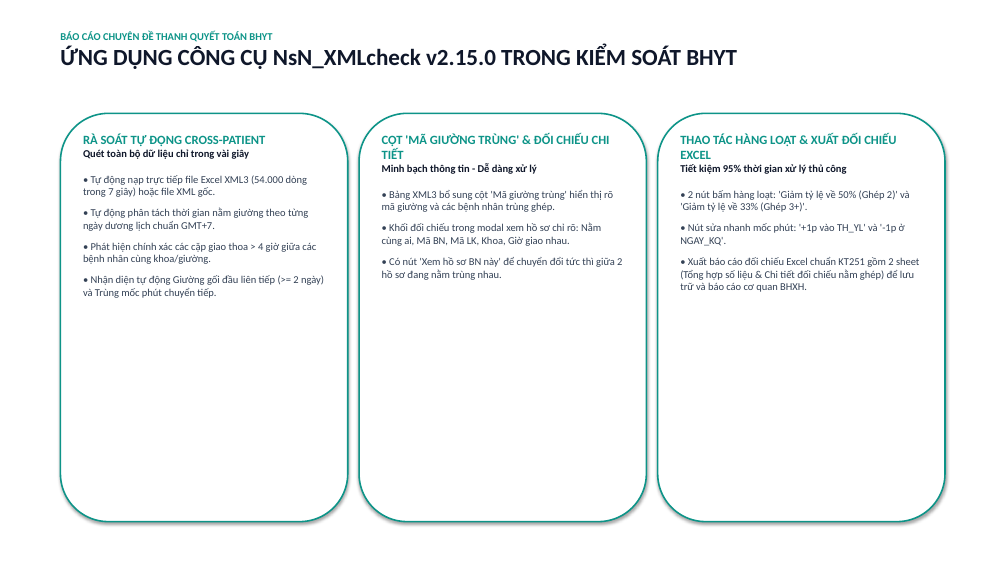
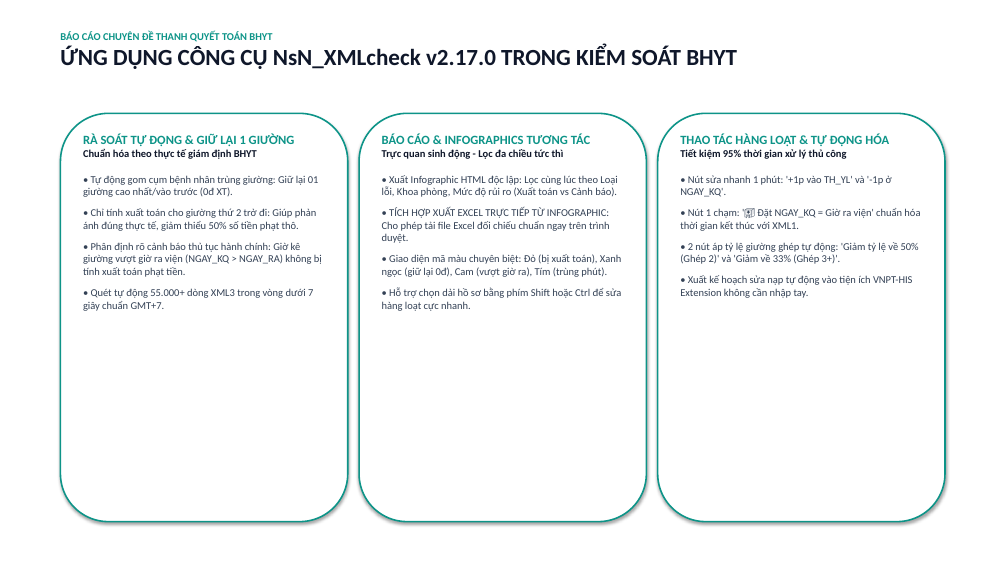
Before and after one commit to Nsnnam/xml3-duration-checker, a slide deck: slide 9 of SLIDE_BAO_CAO_GIUONG_GHEP_VA_TIEN_GIUONG_LANH_DAO.pptx. Drawn at 1008x567 pixels with LibreOffice and Linux fonts; fonts in the diff are those of the drawing. Boxes give left, top, right and bottom in pixels: in the first picture for what was removed or moved away, otherwise in the second. Text is boxed around its words. In the diff, an @@ line names an element or a change of style, - is before the commit and + after.

Commit message:
feat(v2.17.0): refine KT251 bed audit logic (retain highest bed 0d, procedural discharge warning), enhance infographic multi-filter & direct excel export

```diff
--- a/SLIDE_BAO_CAO_GIUONG_GHEP_VA_TIEN_GIUONG_LANH_DAO.pptx
+++ b/SLIDE_BAO_CAO_GIUONG_GHEP_VA_TIEN_GIUONG_LANH_DAO.pptx
@@ text at [60, 46, 737, 69]: text changed @@
-ỨNG DỤNG CÔNG CỤ NsN_XMLcheck v2.15.0 TRONG KIỂM SOÁT BHYT
+ỨNG DỤNG CÔNG CỤ NsN_XMLcheck v2.17.0 TRONG KIỂM SOÁT BHYT
@@ text at [83, 134, 322, 311]: text changed @@
-RÀ SOÁT TỰ ĐỘNG CROSS-PATIENT
-Quét toàn bộ dữ liệu chỉ trong vài giây
-• Tự động nạp trực tiếp file Excel XML3 (54.000 dòng trong 7 giây) hoặc file XML gốc.
-• Tự động phân tách thời gian nằm giường theo từng ngày dương lịch chuẩn GMT+7.
-• Phát hiện chính xác các cặp giao thoa > 4 giờ giữa các bệnh nhân cùng khoa/giường.
-• Nhận diện tự động Giường gối đầu liên tiếp (>= 2 ngày) và Trùng mốc phút chuyển tiếp.
+RÀ SOÁT TỰ ĐỘNG & GIỮ LẠI 1 GIƯỜNG
+Chuẩn hóa theo thực tế giám định BHYT
+• Tự động gom cụm bệnh nhân trùng giường: Giữ lại 01 giường cao nhất/vào trước (0đ XT).
+• Chỉ tính xuất toán cho giường thứ 2 trở đi: Giúp phản ánh đúng thực tế, giảm thiểu 50% số tiền phạt thô.
+• Phân định rõ cảnh báo thủ tục hành chính: Giờ kê giường vượt giờ ra viện (NGAY_KQ > NGAY_RA) không bị tính xuất toán phạt tiền.
+• Quét tự động 55.000+ dòng XML3 trong vòng dưới 7 giây chuẩn GMT+7.
@@ text at [382, 134, 621, 311]: text changed @@
-CỘT 'MÃ GIƯỜNG TRÙNG' & ĐỐI CHIẾU CHI TIẾT
-Minh bạch thông tin - Dễ dàng xử lý
-• Bảng XML3 bổ sung cột 'Mã giường trùng' hiển thị rõ mã giường và các bệnh nhân trùng ghép.
-• Khối đối chiếu trong modal xem hồ sơ chỉ rõ: Nằm cùng ai, Mã BN, Mã LK, Khoa, Giờ giao nhau.
-• Có nút 'Xem hồ sơ BN này' để chuyển đổi tức thì giữa 2 hồ sơ đang nằm trùng nhau.
+BÁO CÁO & INFOGRAPHICS TƯƠNG TÁC
+Trực quan sinh động - Lọc đa chiều tức thì
+• Xuất Infographic HTML độc lập: Lọc cùng lúc theo Loại lỗi, Khoa phòng, Mức độ rủi ro (Xuất toán vs Cảnh báo).
+• TÍCH HỢP XUẤT EXCEL TRỰC TIẾP TỪ INFOGRAPHIC: Cho phép tải file Excel đối chiếu chuẩn ngay trên trình duyệt.
+• Giao diện mã màu chuyên biệt: Đỏ (bị xuất toán), Xanh ngọc (giữ lại 0đ), Cam (vượt giờ ra), Tím (trùng phút).
+• Hỗ trợ chọn dải hồ sơ bằng phím Shift hoặc Ctrl để sửa hàng loạt cực nhanh.
@@ text at [680, 134, 889, 146]: text changed @@
-THAO TÁC HÀNG LOẠT & XUẤT ĐỐI CHIẾU EXCEL
+THAO TÁC HÀNG LOẠT & TỰ ĐỘNG HÓA
@@ text at [680, 175, 920, 298]: text changed @@
-• 2 nút bấm hàng loạt: 'Giảm tỷ lệ về 50% (Ghép 2)' và 'Giảm tỷ lệ về 33% (Ghép 3+)'.
-• Nút sửa nhanh mốc phút: '+1p vào TH_YL' và '-1p ở NGAY_KQ'.
-• Xuất báo cáo đối chiếu Excel chuẩn KT251 gồm 2 sheet (Tổng hợp số liệu & Chi tiết đối chiếu nằm ghép) để lưu trữ và báo cáo cơ quan BHXH.
+• Nút sửa nhanh 1 phút: '+1p vào TH_YL' và '-1p ở NGAY_KQ'.
+• Nút 1 chạm: '🏥 Đặt NGAY_KQ = Giờ ra viện' chuẩn hóa thời gian kết thúc với XML1.
+• 2 nút áp tỷ lệ giường ghép tự động: 'Giảm tỷ lệ về 50% (Ghép 2)' và 'Giảm về 33% (Ghép 3+)'.
+• Xuất kế hoạch sửa nạp tự động vào tiện ích VNPT-HIS Extension không cần nhập tay.
```
Also in this commit, not shown: 3 other slides changed, 32 other files.
